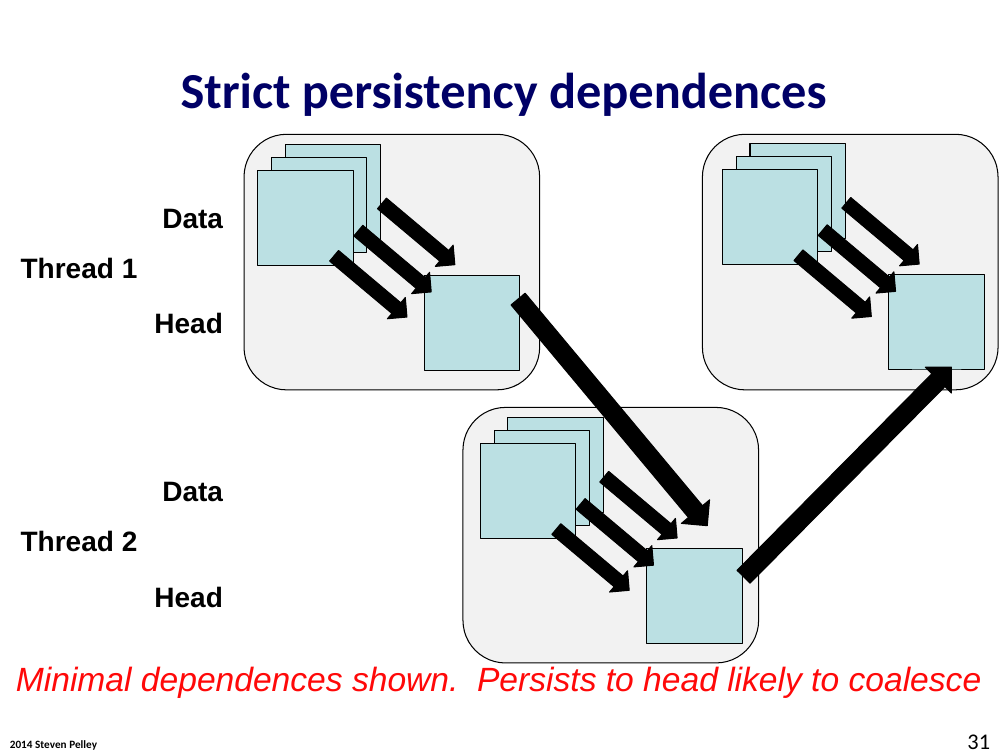
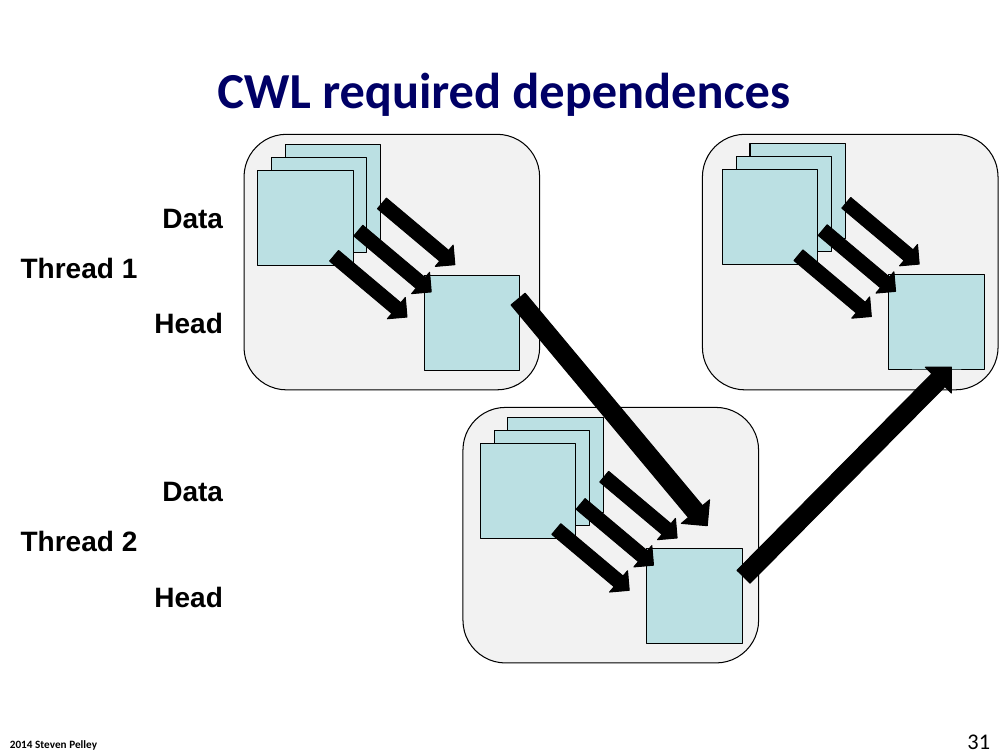
Before and after one commit to Abulila/dissertation, a slide deck: slide 31 of proposal/defense.pptx. Drawn at 1008x756 pixels with LibreOffice and Linux fonts; fonts in the diff are those of the drawing; background and template pictures are left out. Boxes give left, top, right and bottom in pixels: in the first picture for what was removed or moved away, otherwise in the second. Text is boxed around its words. In the diff, an @@ line names an element or a change of style, - is before the commit and + after.

```diff
--- a/proposal/defense.pptx
+++ b/proposal/defense.pptx
@@ title at box(217, 72, 790, 116): text changed @@
-Strict persistency dependences
+CWL required dependences
@@ text removed at box(16, 666, 982, 698) @@
-Minimal dependences shown. Persists to head likely to coalesce
```
Also in this commit, not shown: 18 other slides changed, 1 slide removed.
